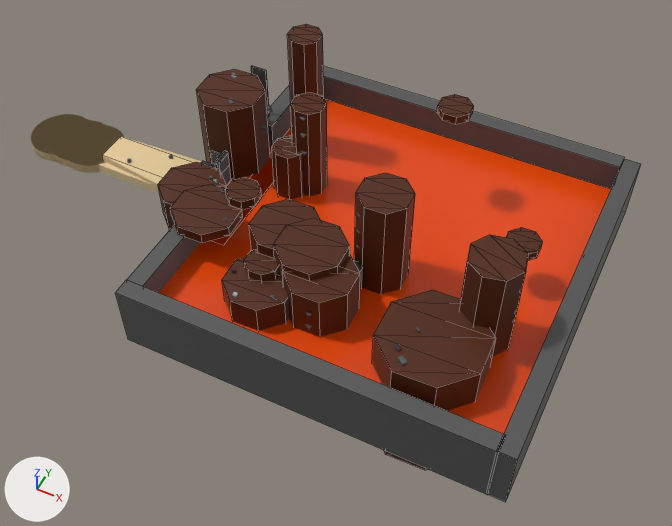
One commit to the Blender file Scenes/islands/volcano/volcano-island/volcano_island.blend: the scene before it, then after it.
The view is the same before and after, from a 50 mm camera at (357.0, -337.0, 395.0) aimed at (197.0, -18.0, -5.0). Lighting does not change. The marker at lower left points along +X, +Y and +Z. Mesh edges are drawn as thin lines on the coarser meshes.

The scene before the commit, as lines of its bpy script (objects in view):
```python
me_circle_009 = bpy.data.meshes.new('Circle.009')
me_circle_009.from_pydata(...)  # an 8-sided cylinder along z spanning x -20.0..20.0, y -20.0..20.0, z 0.0..8.8
me_circle_009.materials.append(mat_dirt_001)  # brown #512103
me_circle_010 = bpy.data.meshes.new('Circle.010')
me_circle_010.from_pydata(...)  # an 8-sided cylinder along z spanning x -20.0..20.0, y -20.0..20.0, z 0.0..8.8
me_circle_010.materials.append(mat_dirt_001)  # brown #512103
me_cube_007 = bpy.data.meshes.new('Cube.007')
me_cube_007.from_pydata(...)  # 10 vertices, 7 faces; spans x -1.0..1.9, y -1.9..1.9, z -1.0..1.0
me_cube_007.materials.append(mat_sand)  # beige #e7cd9c
ob_oct_008_col = bpy.data.objects.new('Oct.008-col', me_circle_009)
ob_oct_008_col.location = (234.1, 56.3, 64.5)
ob_oct_008_col.rotation_euler = (0.0, 0.0, 0.429)  # degrees (0, 0, 25)
ob_oct_008_col.scale = (0.5, 0.5, 0.563)
ob_oct_009_col = bpy.data.objects.new('Oct.009-col', me_circle_010)
ob_oct_009_col.location = (160.1, 22.8, -5.0)
ob_oct_009_col.rotation_euler = (0.0, 0.0, 0.429)  # degrees (0, 0, 25)
ob_oct_009_col.scale = (0.5, 0.5, 8.34)
ob_shape_col = bpy.data.objects.new('Shape-col', me_cube_007)
ob_shape_col.location = (60.0, 0.0, 0.0)
ob_shape_col.scale = (30.0, 10.0, 5.0)
# also in view: 'Oct.007-col' at (151.0, 15.0, 17.0); 'Boundary.004-col' at (330.0, 0.0, 4.0); 'Boundary-col' at (121.0, -70.0, 4.0); 'Oct.004-col' at (178.0, -38.0, 14.0); 'Oct.014-col' at (179.0, -70.0, 2.0)
```
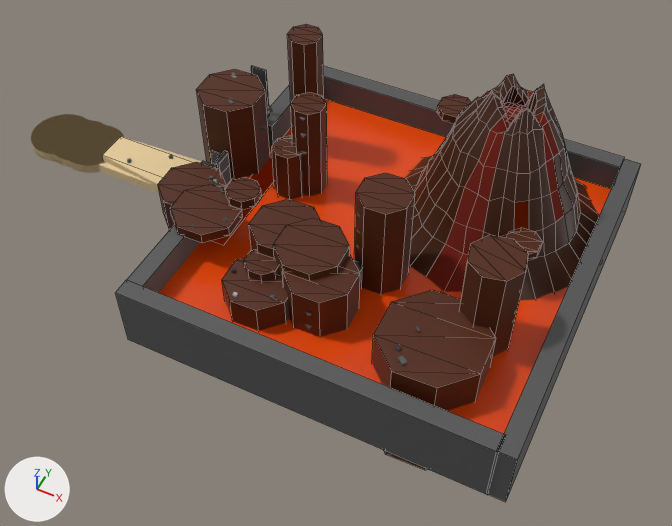
Commit message: Fixed volcano issues
All volcano issues are extinguished

Pixel boxes [x1, y1, x2, y2] of what changed, in the pictures (672 x 526 px):
```json
{"object": "Cylinder-col.001", "change": "added", "after": [405, 74, 599, 300], "on screen": "brown", "faces in mat_material_002 (brown #411c00)": [405, 74, 599, 300], "faces in mat_material_001 (dark red #711600)": [424, 89, 564, 292]}
```

Scene script edits in JSON lines:
```json
{"op": "add", "block": "mat_material_002", "code": ["mat_material_002 = principled_material('Material.002')", "mat_material_002.base_color = (0.0522, 0.0113, 0.0)  # brown #411c00"]}
{"op": "add", "block": "mat_material_001", "code": ["mat_material_001 = principled_material('Material.001')", "mat_material_001.base_color = (0.165, 0.00805, 0.0)  # dark red #711600", "mat_material_001.roughness = 1.0"]}
{"op": "add", "block": "me_cylinder", "code": ["me_cylinder = bpy.data.meshes.new('Cylinder')", "me_cylinder.from_pydata(...)  # 369 vertices, 352 faces; spans x -1.86..1.87, y -1.9..1.86, z -1.04..0.93", "me_cylinder.polygons.foreach_set('use_smooth', [True] * 352)", "# faces by material slot: [116, 236]", "me_cylinder.materials.append(mat_material_001)  # dark red #711600", "me_cylinder.materials.append(mat_material_002)  # brown #411c00"]}
{"op": "add", "block": "ob_cylinder_col_001", "code": ["ob_cylinder_col_001 = bpy.data.objects.new('Cylinder-col.001', me_cylinder)", "ob_cylinder_col_001.location = (268.5, 45.6, 54.7)", "ob_cylinder_col_001.rotation_euler = (0.0, 0.0, -0.274)  # degrees (0, 0, -16)", "ob_cylinder_col_001.scale = (35.0, 35.0, 50.0)"]}
```
